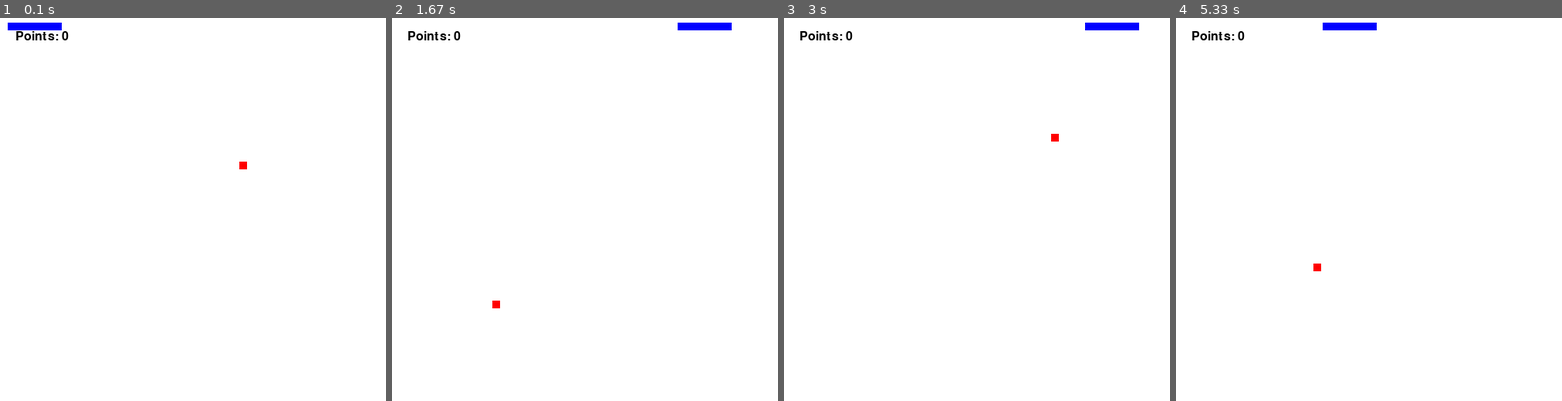
Above: before the commit, frames 1-4 (left to right).
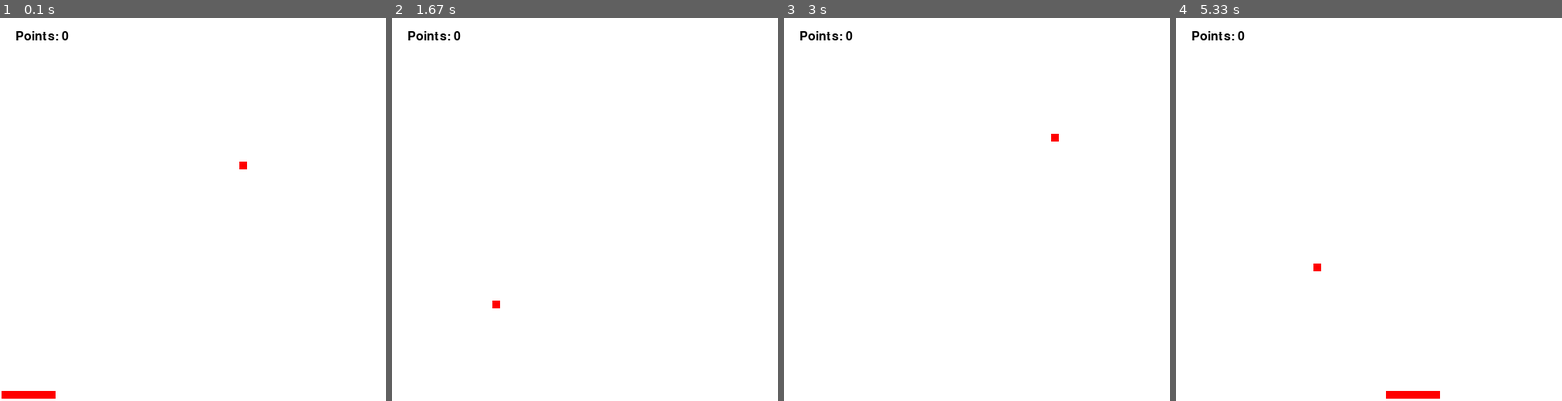
Above: after the commit, the same moments.

Repository: lizstangle/Breakout
Game: pygame game, started from game.py
The game is run twice, just before and just after one commit, with the same random seed, the same clock (stepped at 60 frames per second) and the same inputs.
Inputs:
- Up to frame 1 (0.1 s): no input
- Up to frame 2 (1.67 s): hold Right 0.33-0.8 s; hold Right 0.83-1.3 s; hold Left from 1.33 s (still down)
- Up to frame 3 (3 s): release Left at 1.87 s; hold Left 1.9-2.3 s; hold Right 2.33-2.97 s
- Up to frame 4 (5.33 s): hold Left 3-3.47 s; hold Right 3.5-3.97 s; hold Right 4-4.47 s; hold Left 4.5-5.03 s; hold Left from 5.07 s (still down)

The runs differ from the first frame. In frame 1, 0.6% of the frame differs, in the area x 0-16%, y 1-100%; in frame 2, 0.3%; in frame 3, 0.3%; in frame 4, 0.6%.

Commit message:
"paddle placement"

Diff:
--- a/game.py
+++ b/game.py
@@ -30,7 +30,6 @@
 BALL_WIDTH = 10
 BALL_HEIGHT = 10
 
-
 PADDLE_WIDTH = 70
 PADDLE_HEIGHT = 10
 
@@ -42,10 +41,10 @@
 BLUE = (0, 0, 255)
 
 # Paddle Variables
-paddle_x = 10
-paddle_y = 10
+paddle_x = 2
+paddle_y = SCREEN_HEIGHT - PADDLE_HEIGHT * 1.25
 
-paddle_x_velocity = 6
+paddle_x_velocity = 20
 
 # Ball Variables
 ball_x = 250
@@ -55,9 +54,9 @@
 ball_y_velocity = -6
 
 # TODO: Add variables for the "enemy" character
-
+#speed of paddle
 # Other variables
-velocity = 10
+velocity = 15
 points = 0
 
 # Set up the drawing window
@@ -145,8 +144,10 @@
     # Fill screen with white
     screen.fill(WHITE)
 
-    # Draw the paddle as a blue square
+    # Draw the paddle as a blue rectangle
     pygame.draw.rect(screen, BLUE, (paddle_x, paddle_y, PADDLE_WIDTH, PADDLE_HEIGHT))
+
+    pygame.draw.rect(screen, RED, (paddle_x, paddle_y, PADDLE_WIDTH, PADDLE_HEIGHT))
 
     # Draw the ball as a red square
     pygame.draw.rect(screen, RED, (ball_x, ball_y, BALL_WIDTH, BALL_HEIGHT))
